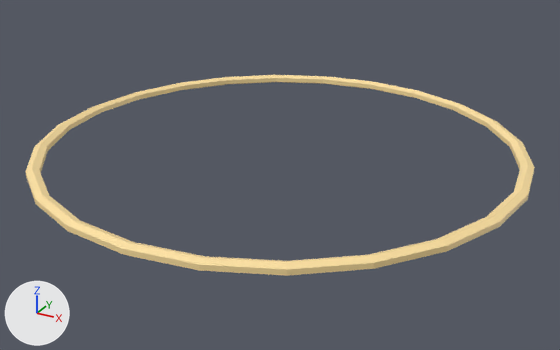
One commit to the glTF model game/modules/core/models/pad.gltf: the scene before it, then after it.
One viewpoint serves both versions: a camera (50 mm lens) standing at (2.94, -5.34, 2.41) and looking at (0.04, -0.08, -0.22). The lights are fixed; the arrows at lower left show +X, +Y and +Z. The picture after the commit comes second. Vertices at exactly the same position are counted once.

Names of what the first picture shows: 'ring'.
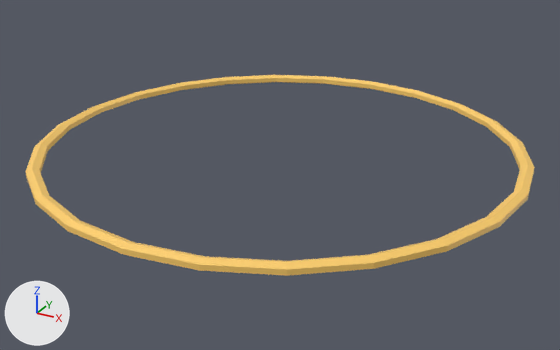
Edits to the bpy script that builds the scene:
```text
Change me_ring:
    where me_ring.from_pydata(...)  # 144 vertices, 288 faces; spans x -2.05..2.05, y -2.05..2.05, z -0.04..0.04
    used by ob_ring; location = (0.0, 0.0, 0.0)
    me_ring part 1: 288 faces centred in x -2.03..2.03, y -2.03..2.03, z -0.03..0.03 are repainted in the vertex colours; the middle colour goes from beige #ffe2a1 to orange #ffcf6b
```

Location of each change, (x1, y1, x2, y2) in pixels of the pictures (560 x 350 px):
part 1 of me_ring, recoloured: (25, 75, 535, 276) in both
